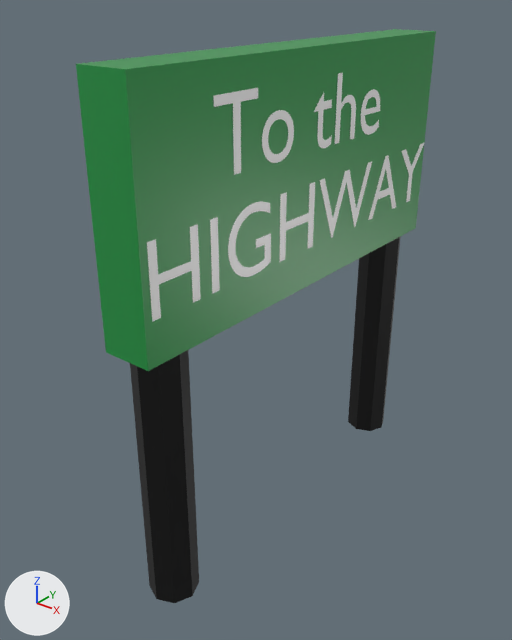
An edit to the FBX model Assets/Models/HighwaySign.fbx, drawn before and after from the same camera.
One viewpoint serves both versions: a 50 mm lens placed at (-75.3, 97.3, 22.2), pointed at (-92.0, 118.1, 9.2). The lights are fixed; the arrows at lower left show +X, +Y and +Z. The older version comes first. Where no turn or scale is listed for an object, it has been applied to the vertices.

In view in the first picture: 'To the highway'.
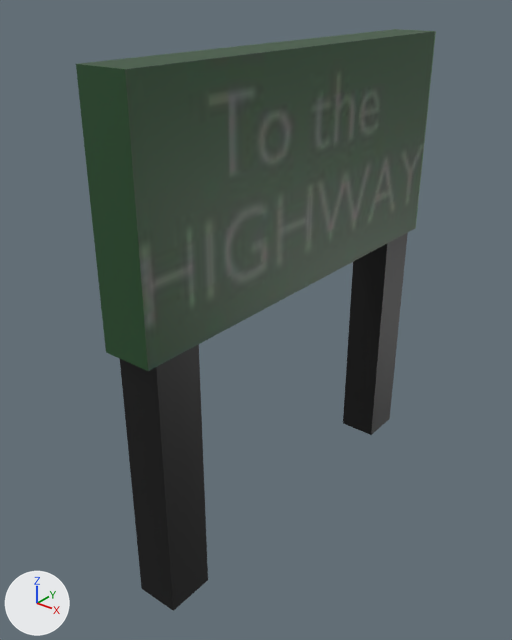
What differs and where, as boxes [x1, y1, x2, y2] in the pictures (512 x 640 px):
'To the highway', surface changed, reshaped (darker)
    before: [76, 29, 436, 603]
    after: [76, 29, 436, 611]
part 1 of me_to_the_highway, rebuilt (25% wider)
    before: [348, 237, 400, 431]
    after: [343, 233, 408, 435]
part 2 of me_to_the_highway, rebuilt (27% wider)
    before: [130, 350, 199, 603]
    after: [120, 344, 208, 611]
part 3 of me_to_the_highway, deleted
    before: [147, 73, 424, 322]
part 4 of me_to_the_highway, surface changed (darker)
    both: [76, 29, 436, 371]

What the commit changed:
Picture 'AtlasConLuces.jpg' (img_atlasconluces_jpg) is new.
In material 'Atlas' (mat_atlas), roughness goes from 0.4 to 0.5.
Material 'Atlas' (mat_atlas) changes its picture from img_atlas_20_jpg to img_atlasconluces_jpg.
me_to_the_highway is used by ob_to_the_highway; location (-90.05, 119.32, 16.36).
me_to_the_highway had 521 vertices, 489 faces and spanned x -2.1..0.0, y -9.0..9.0, z -16.4..3.6.
me_to_the_highway now has 24 vertices, 16 faces and spans x -2.0..0.0, y -9.0..9.0, z -16.4..3.6.
me_to_the_highway part 1: the loose piece of 16 vertices spanning x -2.1..-0.1, y 6.5..8.5, z -16.4..-5.2 is rebuilt with 8 vertices and now spans x -2.0..-0.2, y 6.5..8.5, z -16.4..-4.7.
me_to_the_highway part 2: the loose piece of 16 vertices spanning x -2.1..-0.1, y -8.5..-6.5, z -16.4..-5.2 is rebuilt with 8 vertices and now spans x -2.0..-0.2, y -8.5..-6.5, z -16.4..-4.7.
me_to_the_highway part 3: 12 loose pieces with 481 vertices, spanning x 0.0, y -8.7..9.0, z -3.8..2.6, are deleted.
me_to_the_highway part 4: 6 kept faces spanning x -2.0..0.0, y -9.0..9.0, z -5.4..3.6 get new texture (UV) coordinates.
